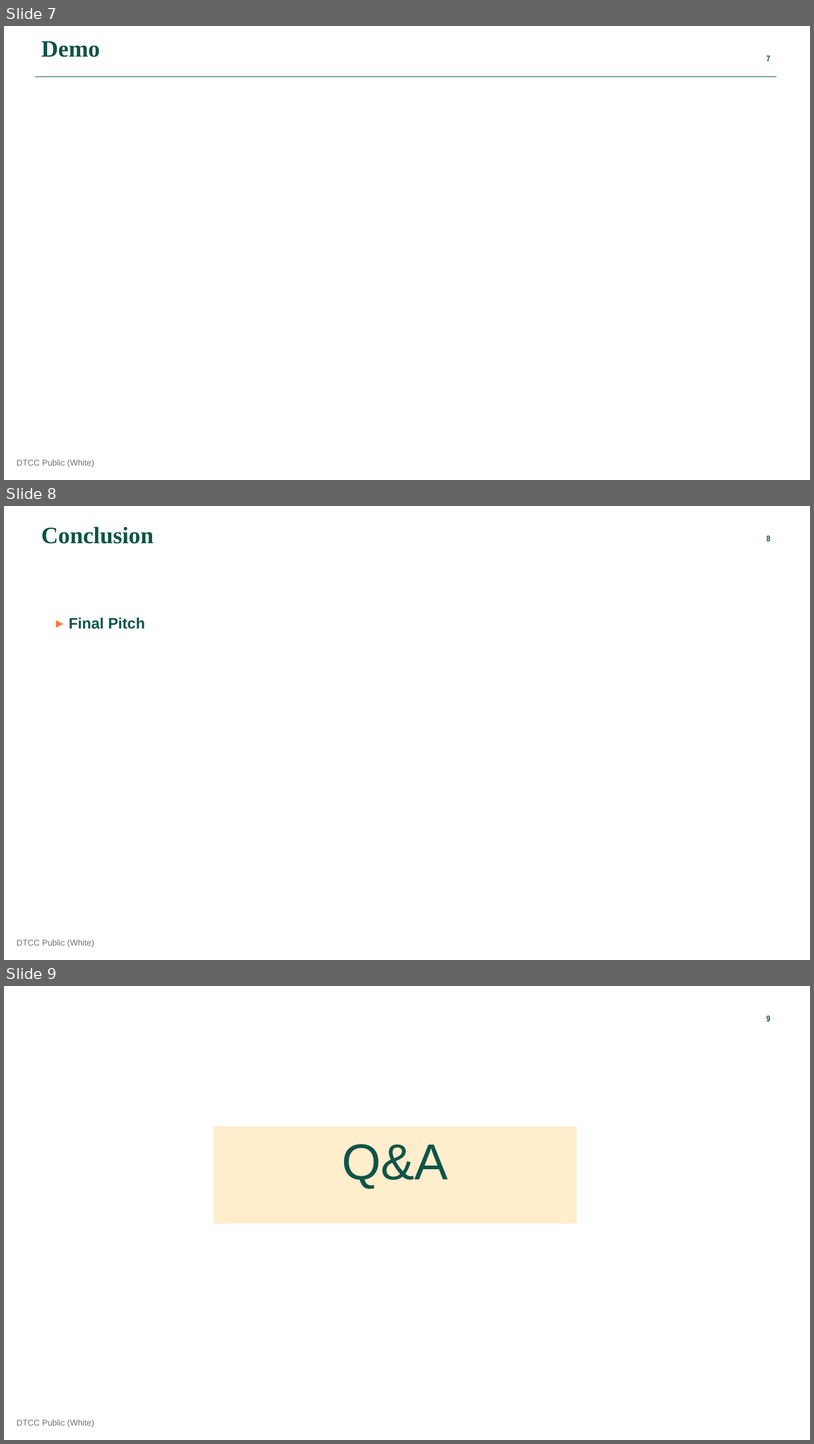
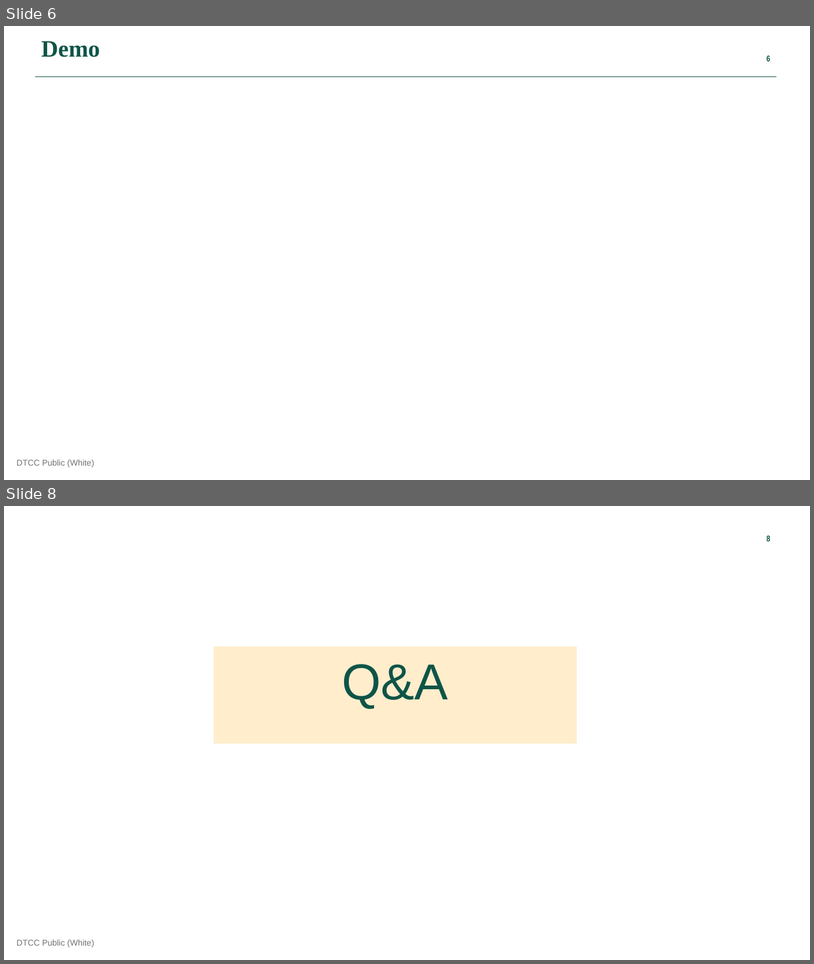
Before and after one commit to finos-labs/dtcch-2025-predicta, a slide deck: documents/Sentinova.pptx. Shown one above the other, each under a label of ours: slides 7, 8 and 9 before the commit, slides 6 and 8 after it; the slides between them are not shown. The pictures are 814x1444 and 814x964 pixels, drawn with LibreOffice and Linux fonts; fonts in the diff are those of the drawing; background and template pictures are left out. Boxes give left, top, right and bottom in pixels: in the first picture for what was removed or moved away, otherwise in the second. Text is boxed around its words. In the diff, an @@ line names an element or a change of style, - is before the commit and + after.

```diff
--- a/documents/Sentinova.pptx
+++ b/documents/Sentinova.pptx
@@ slide 8 removed at (4,506,810,960), background #FFFFFF; not listed: 2 template elements that a slide beside it also shows @@
@@ text removed at (41,526,153,544) @@
-Conclusion
@@ text removed at (69,617,146,629) @@
-▸ Final Pitch
@@ what was slide 7 is now slide 6 @@
@@ page number at (767,55,770,64): text changed @@
-  7
+  6
@@ what was slide 9 is now slide 8 @@
```
Also in this commit, not shown: 4 slides changed.
